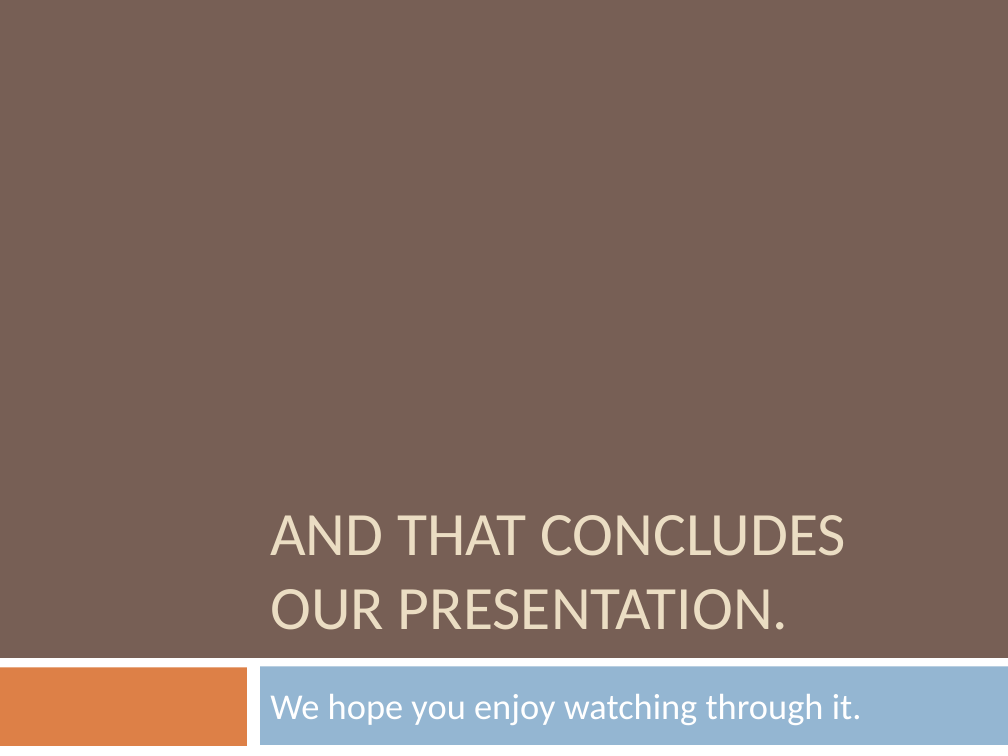
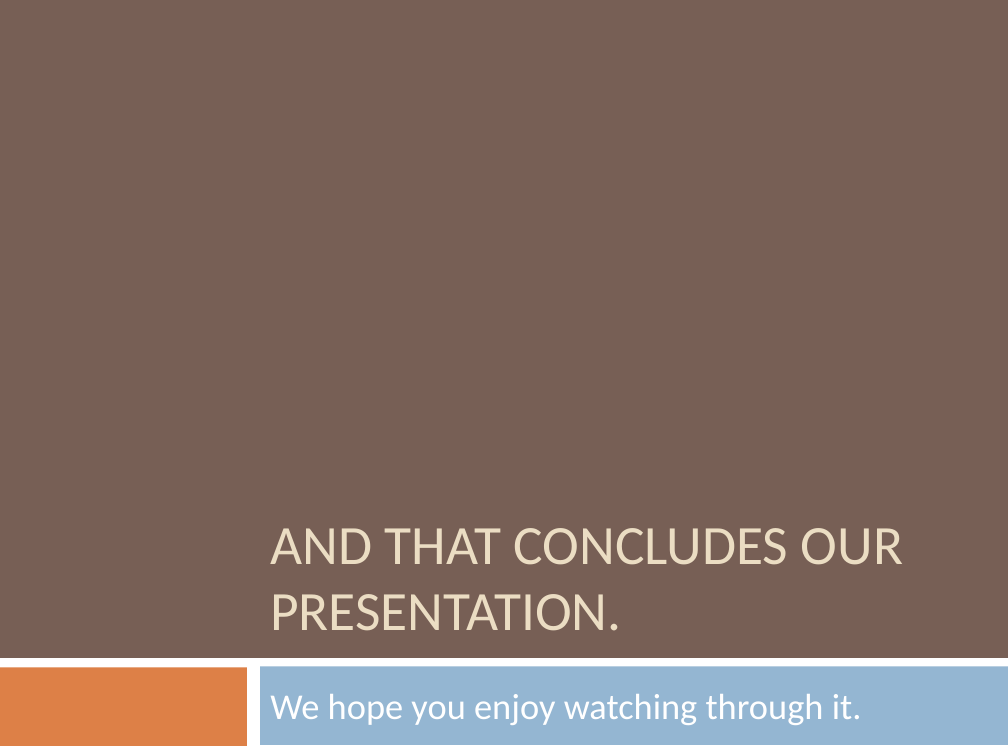
Before and after one commit to ledz1996/Group4Assng, a slide deck: slide 26 of csci222 a1 ppt.pptx (slide 22 before the commit). Drawn at 1008x756 pixels with LibreOffice and Linux fonts; fonts in the diff are those of the drawing. Boxes give left, top, right and bottom in pixels: in the first picture for what was removed or moved away, otherwise in the second. Text is boxed around its words. In the diff, an @@ line names an element or a change of style, - is before the commit and + after.

```diff
--- a/csci222 a1 ppt.pptx
+++ b/csci222 a1 ppt.pptx
@@ title "AND THAT CONCLUDES OUR PRESENTATION." at (x1=270, y1=528, x2=903, y2=631): size 44 to 39.6 pt @@
```
Also in this commit, not shown: 3 other slides changed, 4 slides added, 4 other files.
